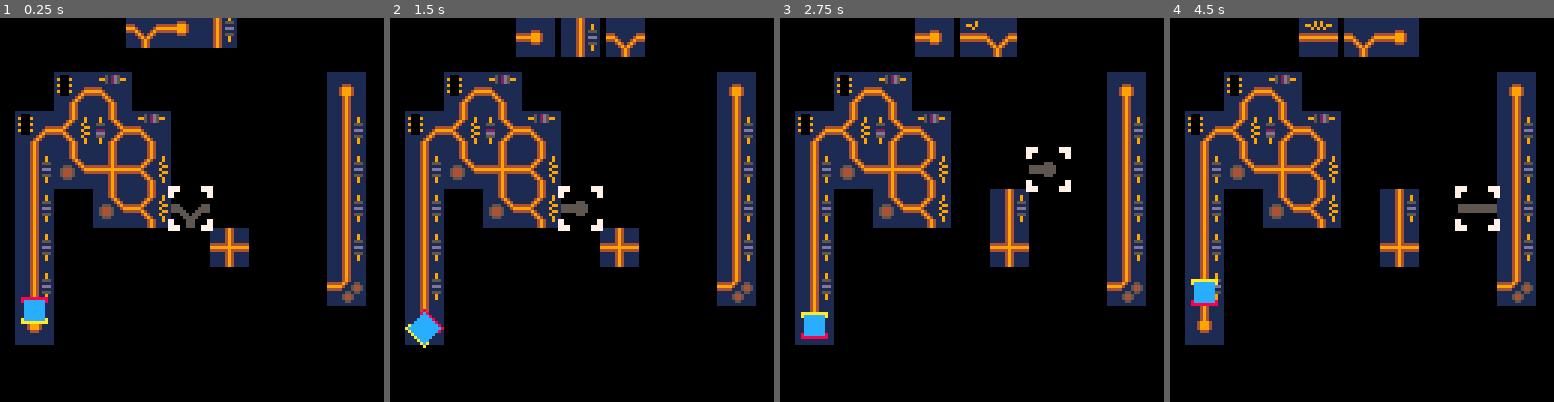
Above: before the commit, frames 1-4 (left to right).
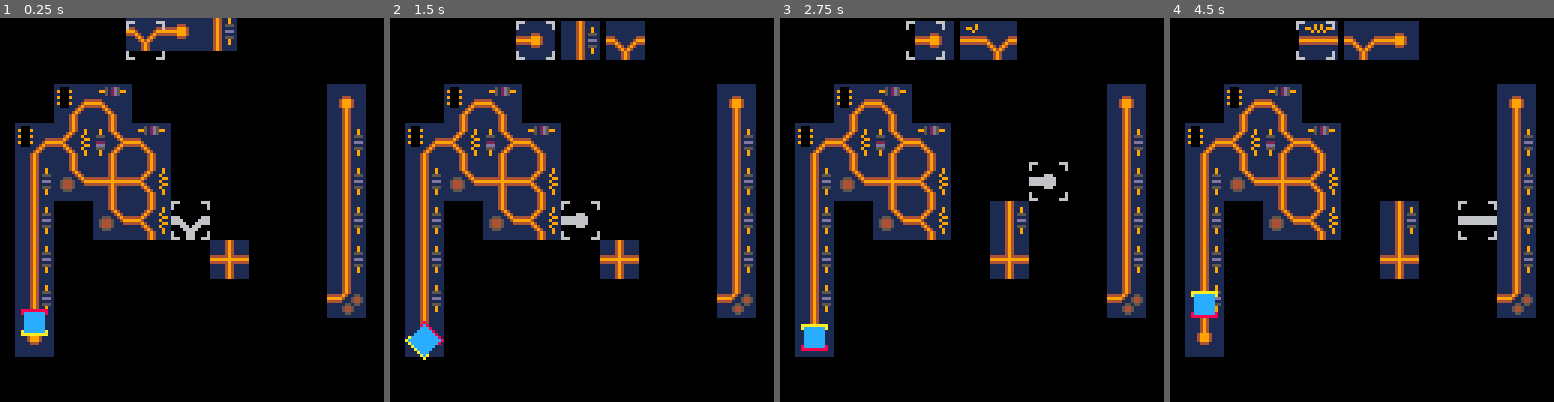
Above: after the commit, the same moments.

Repository: erwinbonsma/RoboRePairP8
Game: PICO-8 cartridge repair.p8
The game is run twice, just before and just after one commit, with the same random seed, the same clock (stepped at 60 frames per second) and the same inputs.
Inputs:
- Up to frame 1 (0.25 s): no input
- Up to frame 2 (1.5 s): tap X (X key) at 0.33, 1.07 s; tap O (Z key) at 0.7 s
- Up to frame 3 (2.75 s): hold Right 1.6-2.1 s; tap O (Z key) at 1.7, 2.1, 2.5 s; tap X (X key) at 1.85 s; hold Up 2.15-2.42 s; hold Right from 2.47 s (still down)
- Up to frame 4 (4.5 s): tap O (Z key) every 0.4 s from 2.9 to 4.1 s; tap X (X key) at 2.97, 4.08 s; release Right at 3.03 s; hold Left 3.08-3.58 s; hold Down 3.63-3.97 s; hold Right from 4.02 s (still down)

The runs differ from the first frame. In frame 1, 13% of the frame differs, in the area x 3-96%, y 0-89%; in frame 2, 13%; in frame 3, 13%; in frame 4, 13%.

Commit message:
Contract cursor after placing tile. Always show selected tile

Diff:
--- a/repair.p8
+++ b/repair.p8
@@ -118,8 +118,8 @@
   16* 3,
   16* 4,
   16* 5,
-  16* 9+5,
-  16*10+5,
+  16* 9+6,
+  16*10+6,
   16*13,
   16*14}
 }
@@ -127,7 +127,12 @@
  for v in all(
   col_pals[pal_idx]
  ) do
-  pal(shr(v,4),band(v,15))
+  local dst=band(v,15)
+  if dst>0 then
+   pal(shr(v,4),band(v,15))
+  else
+   palt(shr(v,4),true)
+  end
  end
 end
 
@@ -344,7 +349,7 @@
 function tilegrid:screen_pos(pos)
  return vector:new(
   pos.x*tilesize+5,
-  pos.y*tilesize+18
+  pos.y*tilesize+22
  )
 end
 
@@ -629,6 +634,10 @@
  )
  o.x0=63-flr(w/2)
 
+ o.cursor_pos=vector:new(
+  o.x0,1
+ )
+
  o.tiles={}
  o.num_tiles=0
  while (o.num_tiles<size) do
@@ -665,7 +674,7 @@
  local mul=tilesize+self.xsep
  for i,t in pairs(self.tiles) do
   t.target_pos=vector:new(
-   self.x0+(i-1)*mul,0
+   self.x0+(i-1)*mul,1
   )
  end
 end
@@ -749,6 +758,10 @@
   screentile.draw
  )
  pal()
+
+ if #self.tiles>0 then
+  draw_cursor(self.cursor_pos)
+ end
 end
 -->8
 --cursor
@@ -760,6 +773,8 @@
  self.__index=self
 
  o.pos=pos
+ o.contraction=0
+ o.contraction_clk=0
  gridcursor._update_status(o)
 
  return o
@@ -809,46 +824,66 @@
   if self.allowed then
    tray:place_tile(self.pos)
    self.allowed=false
+   self.contraction_clk=20
   else
    --todo: nocando sound
   end
  end
+
+ if self.contraction_clk>0 then
+  self.contraction_clk-=1
+  self.contraction=(
+   0.5-0.5*cos(
+    self.contraction_clk/20
+   )
+  )
+ end
+end
+
+function draw_cursor(
+ pos,contraction
+)
+ local d=0
+ if contraction!=nil then
+  d=flr(contraction*4+0.5)
+ end
+ spr(
+  9,pos.x+d,pos.y+d
+ )
+ spr(
+  9,pos.x+5-d,pos.y+d,
+  1,1,true
+ )
+ spr(
+  9,pos.x+d,pos.y+5-d,
+  1,1,false,true
+ )
+ spr(
+  9,pos.x+5-d,pos.y+5-d,
+  1,1,true,true
+ )
 end
 
 function gridcursor:draw()
  local pos=grid:screen_pos(
   self.pos
  )
- if grid:tile_at(self.pos)==nil then
+
+ if self.contraction==0 then
   if self.allowed then
    setpal(2)
   else
    setpal(3)
   end
-  local t=tray:selected_tile()
-  if t!=nil then
-   draw_tile(t,pos)
-  end
- end
-
- spr(
-  9,pos.x-1,pos.y-1
- )
- spr(
-  9,pos.x+6,pos.y-1,1,1,true
- )
- spr(
-  9,pos.x-1,pos.y+6,1,1,false,true
- )
- spr(
-  9,pos.x+6,pos.y+6,1,1,true,true
- )
-
- pal()
-end
-
-function gridcursor:to_string()
- return "cursor="..self.pos:to_string()
+  draw_tile(
+   tray:selected_tile(),pos
+  )
+  pal()
+ end
+
+ draw_cursor(
+  pos,self.contraction
+ )
 end
 
 -->8
@@ -882,10 +917,10 @@
 end
 
 __gfx__
-000000000000000000c00000000c00000000c0000000000000c00000000c00000000c00077770000000000000000000000000000000000000000000000000000
-000000000caaac0000caa00000cca00000cca0000ccccc00008cc000008cc0000088c00077770000000000000000000000000000000000000000000000000000
-007007000ccccc000ccccac00cccca00ccccca0008ccca0008ccccc008cccc00c8cccc0077000000000000000000000000000000000000000000000000000000
-000770000ccccc000ccccc00ccccccc008ccca0008ccca0008ccca00ccccccc00ccccc0077000000000000000000000000000000000000000000000000000000
+000000000000000000c00000000c00000000c0000000000000c00000000c00000000c00066600000000000000000000000000000000000000000000000000000
+000000000caaac0000caa00000cca00000cca0000ccccc00008cc000008cc0000088c00060000000000000000000000000000000000000000000000000000000
+007007000ccccc000ccccac00cccca00ccccca0008ccca0008ccccc008cccc00c8cccc0060000000000000000000000000000000000000000000000000000000
+000770000ccccc000ccccc00ccccccc008ccca0008ccca0008ccca00ccccccc00ccccc0000000000000000000000000000000000000000000000000000000000
 000770000ccccc00c8cccc0008cccc0008ccccc008ccca00ccccca000cccca000ccccac000000000000000000000000000000000000000000000000000000000
 007007000c888c000088c000008cc000008cc0000ccccc0000cca00000cca00000caa00000000000000000000000000000000000000000000000000000000000
 00000000000000000000c000000c000000c00000000000000000c000000c000000c0000000000000000000000000000000000000000000000000000000000000
